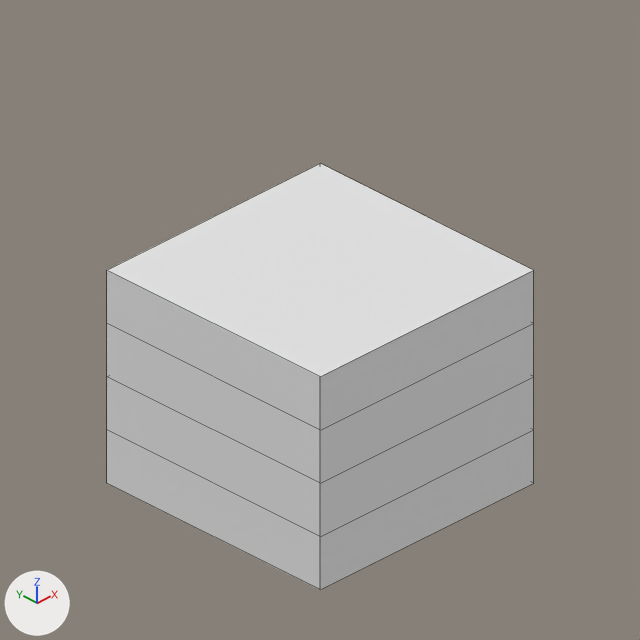
The Blender file rct2/scenery/WallsAndRoofs/WALLCB16_Wall/WALLCB16_V001.blend as it was, and as the next commit left it.
One viewpoint serves both versions: the file's camera 'Camera'. The axes (+X, +Y, +Z) are drawn at lower left. The lights are the same throughout. Mesh edges are drawn as thin lines. The same objects are shown in both versions, whatever each file hides.

Script lines for the objects in view, before the commit:
```python
me_cube_001 = bpy.data.meshes.new('Cube.001')
me_cube_001.from_pydata(...)  # a box spanning x -2.0..2.0, y -2.0..2.0, z 0.0..1.63
ob_cube_001 = bpy.data.objects.new('Cube.001', me_cube_001)
ob_cube_001.location = (0.0, 0.0, 0.0)
ob_cube_001.scale = (1.0, 1.0, 0.5)
_m = ob_cube_001.modifiers.new('Array', 'ARRAY')
_m.count = 4
_m.constant_offset_displace = (0.0, 0.0, 0.0)
_m.relative_offset_displace = (0.0, 0.0, 1.0)
```
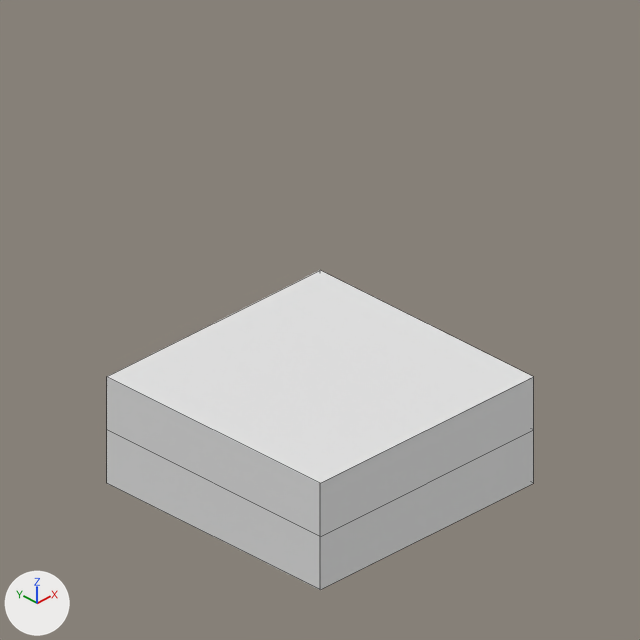
What differs and where, as boxes (x1, y1, x2, y2) in the pictures (640 x 640 px):
'Cube.001', modifiers changed (25% shorter): before (107, 164, 534, 590); after (107, 270, 534, 590)

Patch to the scene script:
```diff
--- a/rct2/scenery/WallsAndRoofs/WALLCB16_Wall/WALLCB16_V001.blend.py
+++ b/rct2/scenery/WallsAndRoofs/WALLCB16_Wall/WALLCB16_V001.blend.py
@@ ob_cube_001 @@
 _m = ob_cube_001.modifiers.new('Array', 'ARRAY')
-_m.count = 4
 _m.constant_offset_displace = (0.0, 0.0, 0.0)
```
